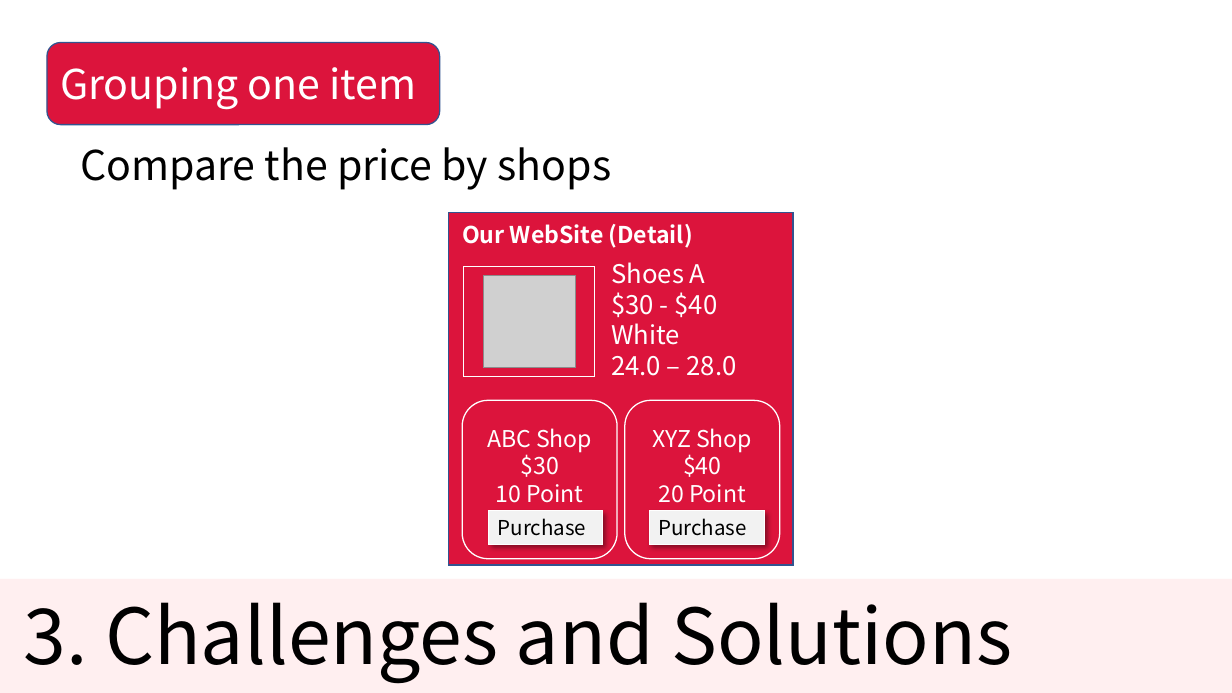
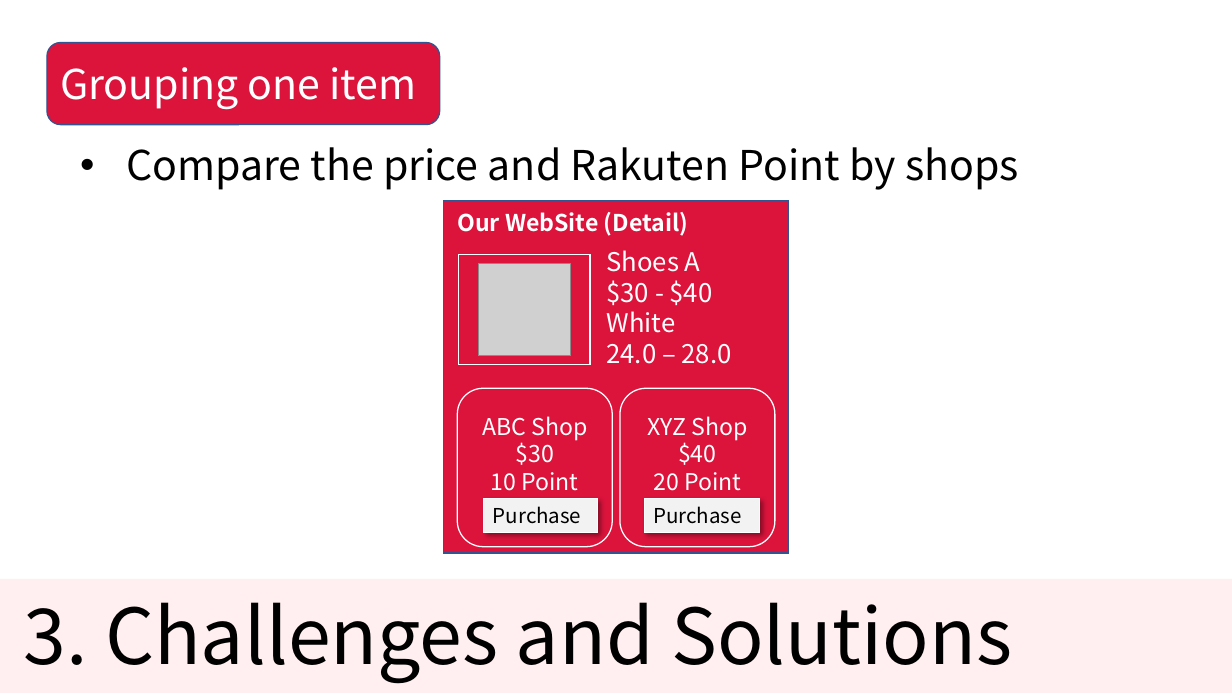
Before and after one commit to KNobuki/Rakuten_fashion, a slide deck: slide 16 of presentation/Presentation.pptx (slide 12 before the commit). Drawn at 1232x693 pixels with LibreOffice and Linux fonts; fonts in the diff are those of the drawing; grey boxes stand for pictures. Boxes give left, top, right and bottom in pixels: in the first picture for what was removed or moved away, otherwise in the second. Text is boxed around its words. In the diff, an @@ line names an element or a change of style, - is before the commit and + after.

```diff
--- a/presentation/Presentation.pptx
+++ b/presentation/Presentation.pptx
@@ text at [126, 147, 1019, 190]: text changed @@
-Compare the price by shops
+• Compare the price and Rakuten Point by shops
@@ 4 rectangles, 2 texts, 2 rounded rectangles, 1 picture: place and size @@
-4 rectangles, 2 texts, 2 rounded rectangles, 1 picture at [449, 213, 794, 565]
+4 rectangles, 2 texts, 2 rounded rectangles, 1 picture at [444, 201, 788, 553]
```
Also in this commit, not shown: 10 other slides changed, 5 slides added.
